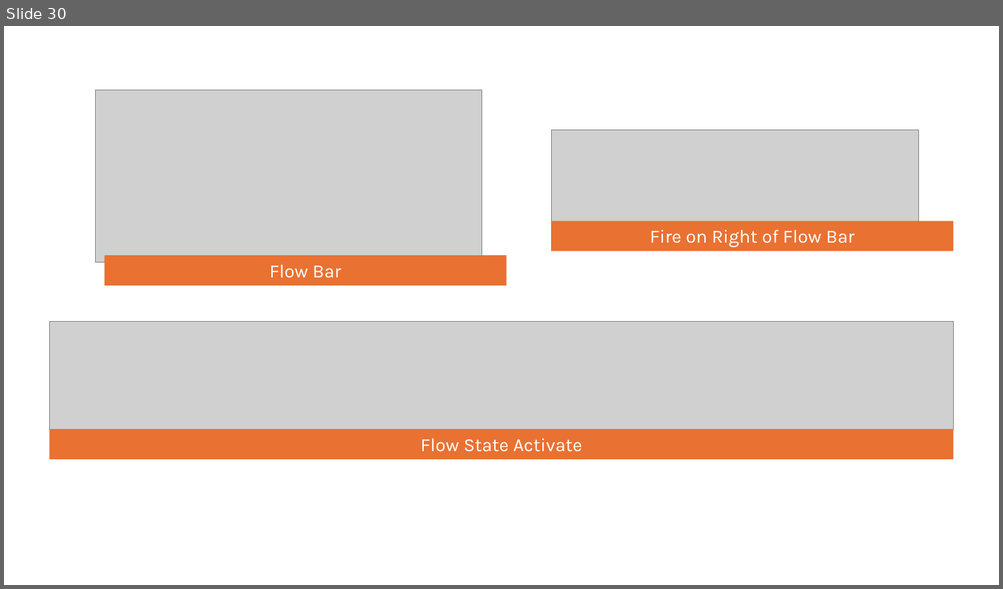
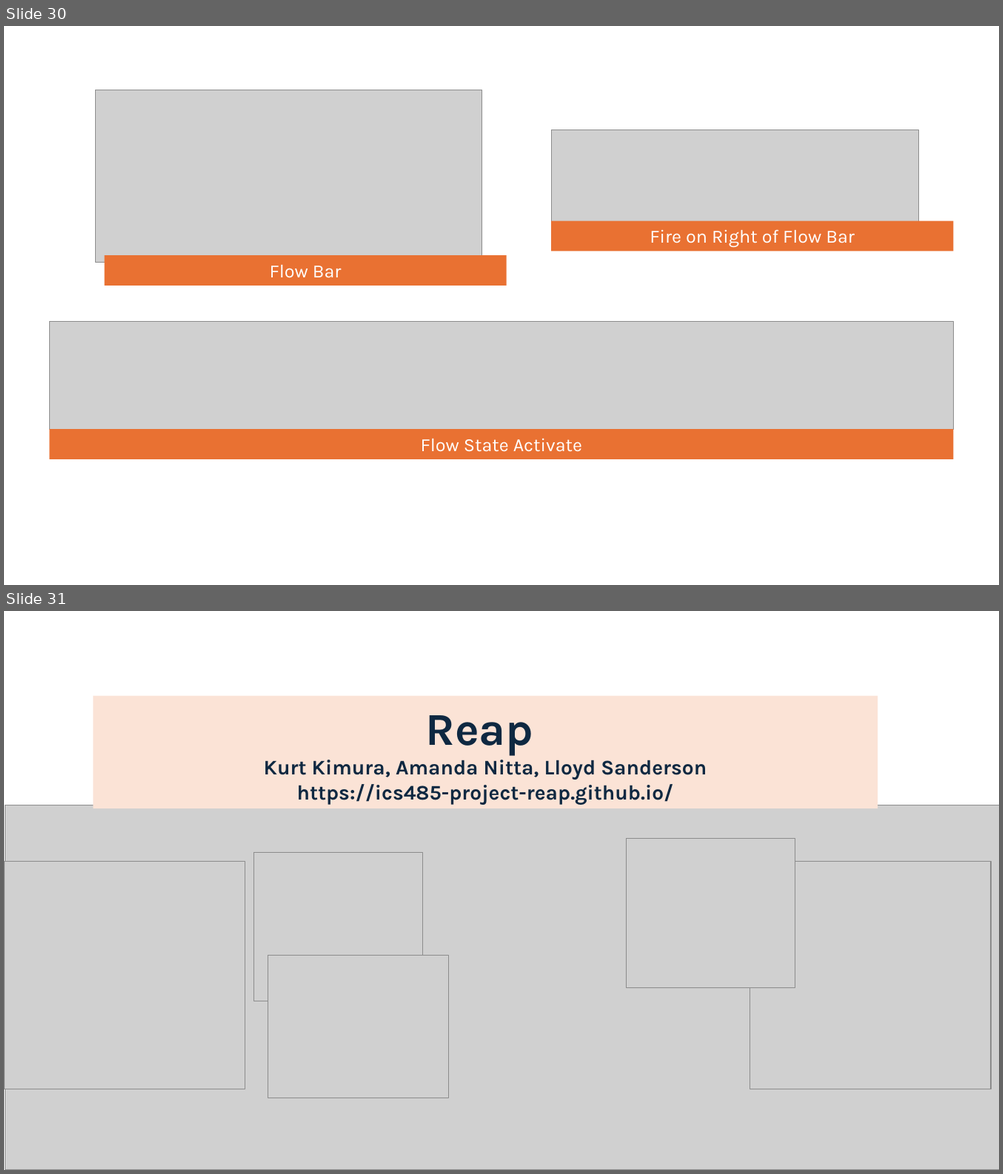
Before and after one commit to ICS485-Project-Reap/ics485-project-reap.github.io, a slide deck: Scenery Layout.pptx. Shown one above the other, each under a label of ours: slide 30 before the commit, slides 30 and 31 after it. The pictures are 1003x589 and 1003x1174 pixels, drawn with LibreOffice and Linux fonts; fonts in the diff are those of the drawing; grey boxes stand for pictures; background and template pictures are left out. Boxes give left, top, right and bottom in pixels: in the first picture for what was removed or moved away, otherwise in the second. Text is boxed around its words. In the diff, an @@ line names an element or a change of style, - is before the commit and + after.

Commit message:
updated readme with including more precise version

```diff
--- a/Scenery Layout.pptx
+++ b/Scenery Layout.pptx
@@ slide 31 added at (4,611,999,1170), background picture (left out) @@
@@ rectangle added at (93,696,877,809), fill #FBE3D6, 20 pt, text #0E2841, bold @@
+Reap
+Kurt Kimura, Amanda Nitta, Lloyd Sanderson
+https://ics485-project-reap.github.io/
@@ picture added at (5,805,999,1170) @@
@@ picture added at (254,853,423,1002) @@
@@ picture added at (626,839,795,988) @@
@@ picture added at (4,862,245,1090) @@
@@ picture added at (750,862,991,1090) @@
@@ picture added at (268,956,449,1098) @@
```
